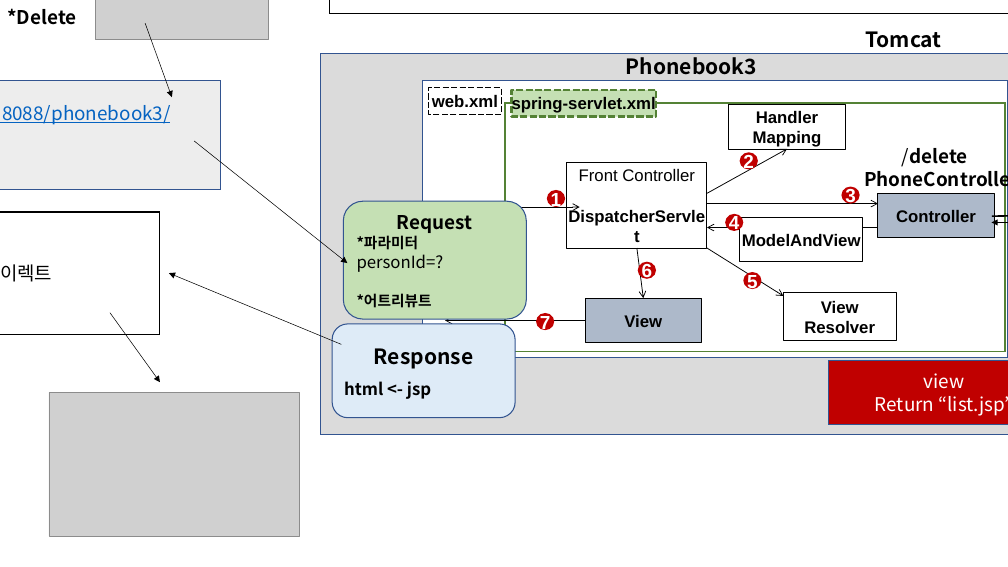
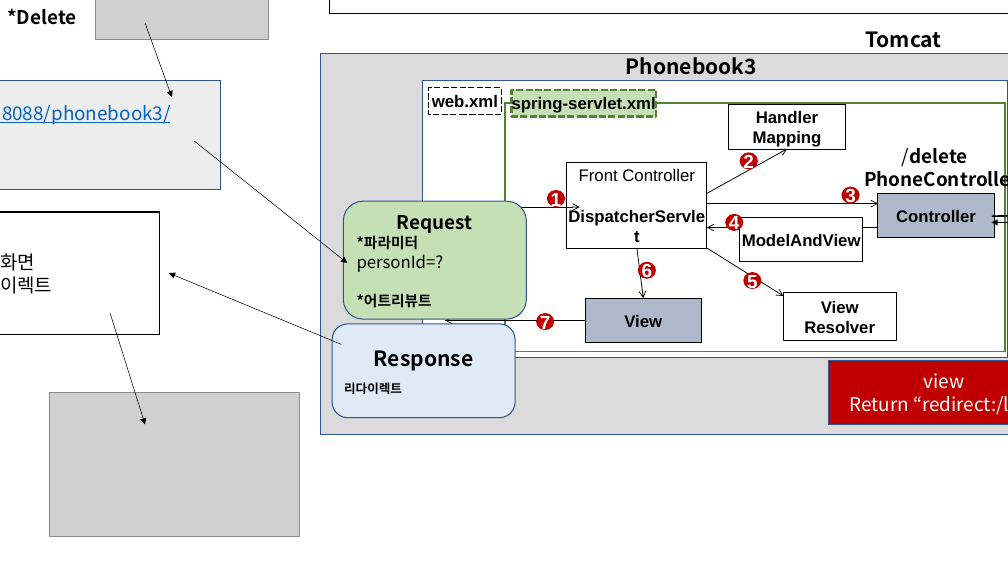
Before and after one commit to KingGodDanny/phonebook3, a slide deck: slide 1 of phonebook3.pptx. Drawn at 1008x567 pixels with LibreOffice and Linux fonts; fonts in the diff are those of the drawing; grey boxes stand for pictures. Boxes give left, top, right and bottom in pixels: in the first picture for what was removed or moved away, otherwise in the second. Text is boxed around its words. In the diff, an @@ line names an element or a change of style, - is before the commit and + after.

```diff
--- a/phonebook3.pptx
+++ b/phonebook3.pptx
@@ text in rectangle at <box>0,253,35,271</box>: paragraph added @@
+빈화면
@@ arrow moved from (110, 313) - (160, 383) to (110, 313) - (145, 425) @@
@@ text in rounded rectangle at <box>344,382,402,394</box>: text changed; size 16 to 12 pt @@
-html <- jsp
+리다이렉트
@@ text in rectangle at <box>850,396,1008,415</box>: text changed @@
-Return “list.jsp”
+Return “redirect:/list”
```
Also in this commit, not shown: 2 other slides changed.
